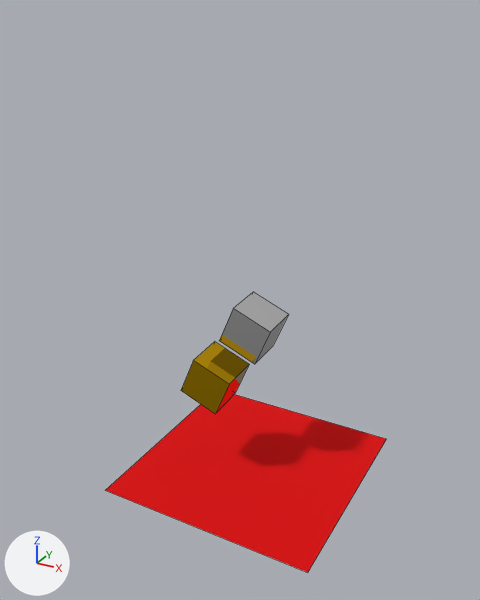
What one commit did to the Blender file play.blend.
Both versions are drawn from a 50 mm lens placed at (34.6, -66.8, 57.5), pointed at (-2.0, -0.2, 24.2). Lighting does not change. The marker at lower left points along +X, +Y and +Z. Mesh edges are drawn as thin lines.
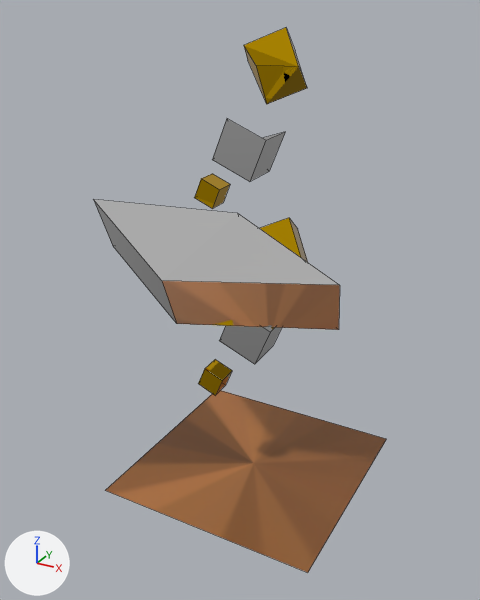
The change, as a list of edits to the scene's bpy script:
```text
Change mat_material_002:
    where n0 = _N.new('ShaderNodeBsdfPrincipled'); n0.name = 'Principled BSDF'
    remove n0.inputs[0].default_value = (0.801, 0.0, 0.000533, 1.0)  # 'Base Color', red #e70002
    remove n0.inputs[1].default_value = 0.383  # 'Metallic'
    n0.inputs[2].default_value: 1.0 -> 0.435  # 'Roughness'
    add n2 = _N.new('ShaderNodeTexEnvironment'); n2.name = 'Environment Texture'
    add n2.image = img_brown_jpg
    add _L.new(n2.outputs[0], n0.inputs[0])  # 'Color' to 'Base Color'
Add me_cube_007:
    me_cube_007.from_pydata([(1.0, 1.0, 1.0), (1.0, 1.0, -1.0), (1.0, -1.0, 1.0), (1.0, -1.0, -1.0), (-1.0, 1.0, 1.0), (-1.0, 1.0, -1.0), (0.11, -0.63, -0.27), (-1.36, -1.11, -0.4)], [], [(0, 4, 6, 2), (3, 2, 6, 7), (7, 6, 4, 5), (5, 1, 3, 7), (1, 0, 2, 3), (5, 4, 0, 1)])
    me_cube_007.materials.append(mat_material_008)  # white #e7e7e7
Add me_cube_004:
    me_cube_004.from_pydata([(1.0, 1.0, 1.0), (1.0, 1.0, -1.0), (1.0, -1.0, 1.0), (1.0, -1.0, -1.0), (-0.76, 0.72, -0.03), (-1.0, 1.0, -1.0), (-1.0, -1.0, 1.0), (-1.14, -0.19, -0.99)], [], [(0, 4, 6, 2), (3, 2, 6, 7), (7, 6, 4, 5), (5, 1, 3, 7), (1, 0, 2, 3), (5, 4, 0, 1)])
    me_cube_004.materials.append(mat_material_005)  # yellow #e7b606
Add me_cube_002:
    me_cube_002.from_pydata([(1.16, 1.77, 3.35), (1.0, 1.0, -1.0), (1.0, -1.0, 1.0), (1.29, -1.8, -2.91), (-0.84, 1.77, 3.35), (-1.0, 1.0, -1.0), (-1.0, -1.0, 1.0), (-0.71, -1.8, -2.91)], [], [(0, 4, 6, 2), (3, 2, 6, 7), (7, 6, 4, 5), (5, 1, 3, 7), (1, 0, 2, 3), (5, 4, 0, 1)])
    me_cube_002.materials.append(mat_material_003)  # white #e7e7e7
Change ob_cube_001:
    ob_cube_001.scale: (2.73, 2.73, 2.73) -> (1.37, 1.37, 1.37)
Add ob_cube_007:
    ob_cube_007 = bpy.data.objects.new('Cube.007', me_cube_007)
    ob_cube_007.location = (-3.7, 4.9, 42.2)
    ob_cube_007.rotation_euler = (-0.397, 0.0222, -1.546)  # degrees (-23, 1.3, -89)
    ob_cube_007.scale = (2.73, 2.73, 2.73)
Add ob_cube_006:
    ob_cube_006 = bpy.data.objects.new('Cube.006', me_cube_006)  # a box spanning x -1.0..1.0, y -1.0..1.0, z -1.0..1.0; in mat_material_007 (yellow #e7b606)
    ob_cube_006.location = (-7.3, 2.2, 36.8)
    ob_cube_006.rotation_euler = (-0.397, 0.0222, -1.546)  # degrees (-23, 1.3, -89)
    ob_cube_006.scale = (1.37, 1.37, 1.37)
Add ob_cube_004:
    ob_cube_004 = bpy.data.objects.new('Cube.004', me_cube_004)
    ob_cube_004.location = (-3.3, 11.2, 50.8)
    ob_cube_004.rotation_euler = (-3.744, -0.382, 0.42)  # degrees (-215, -22, 24)
    ob_cube_004.scale = (2.73, 2.73, 2.73)
Add ob_cube_003:
    ob_cube_003 = bpy.data.objects.new('Cube.003', me_cube_003)  # a box spanning x -1.0..1.0, y -1.0..1.0, z -1.0..1.0; in mat_material_004 (yellow #e7b606)
    ob_cube_003.location = (-0.3, 7.2, 28.8)
    ob_cube_003.rotation_euler = (-3.744, -0.382, 0.42)  # degrees (-215, -22, 24)
    ob_cube_003.scale = (2.73, 2.73, 2.73)
Add ob_cube_002:
    ob_cube_002 = bpy.data.objects.new('Cube.002', me_cube_002)
    ob_cube_002.location = (-5.7, -2.1, 28.2)
    ob_cube_002.rotation_euler = (-1.355, -1.012, -1.271)  # degrees (-78, -58, -73)
    ob_cube_002.scale = (4.52, 4.52, 4.52)
```

Location of each change, [x1, y1, x2, y2] in pixels of the pictures (480 x 600 px):
'Plane', surface changed (red to brown)
    both: [105, 390, 386, 573]
'Cube.002', added
    after: [93, 199, 340, 330]
'Cube.004', added (yellow)
    after: [244, 28, 307, 104]
'Cube.001', rescaled (49% narrower, 49% shorter)
    before: [181, 342, 249, 414]
    after: [198, 359, 232, 395]
'Cube.007', added
    after: [212, 119, 285, 182]
'Cube.003', added (yellow)
    after: [260, 218, 308, 262]
'Cube.006', added (yellow)
    after: [194, 174, 230, 209]
